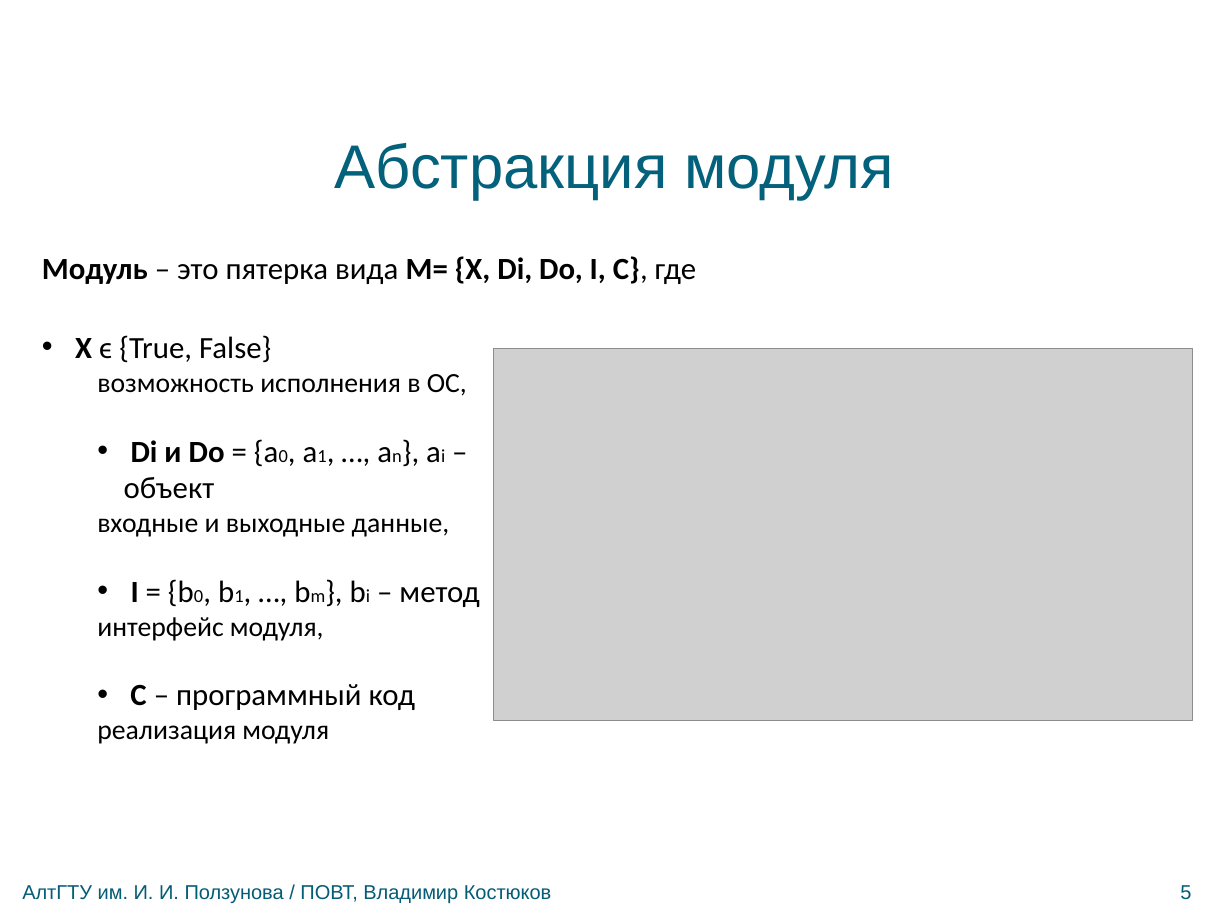
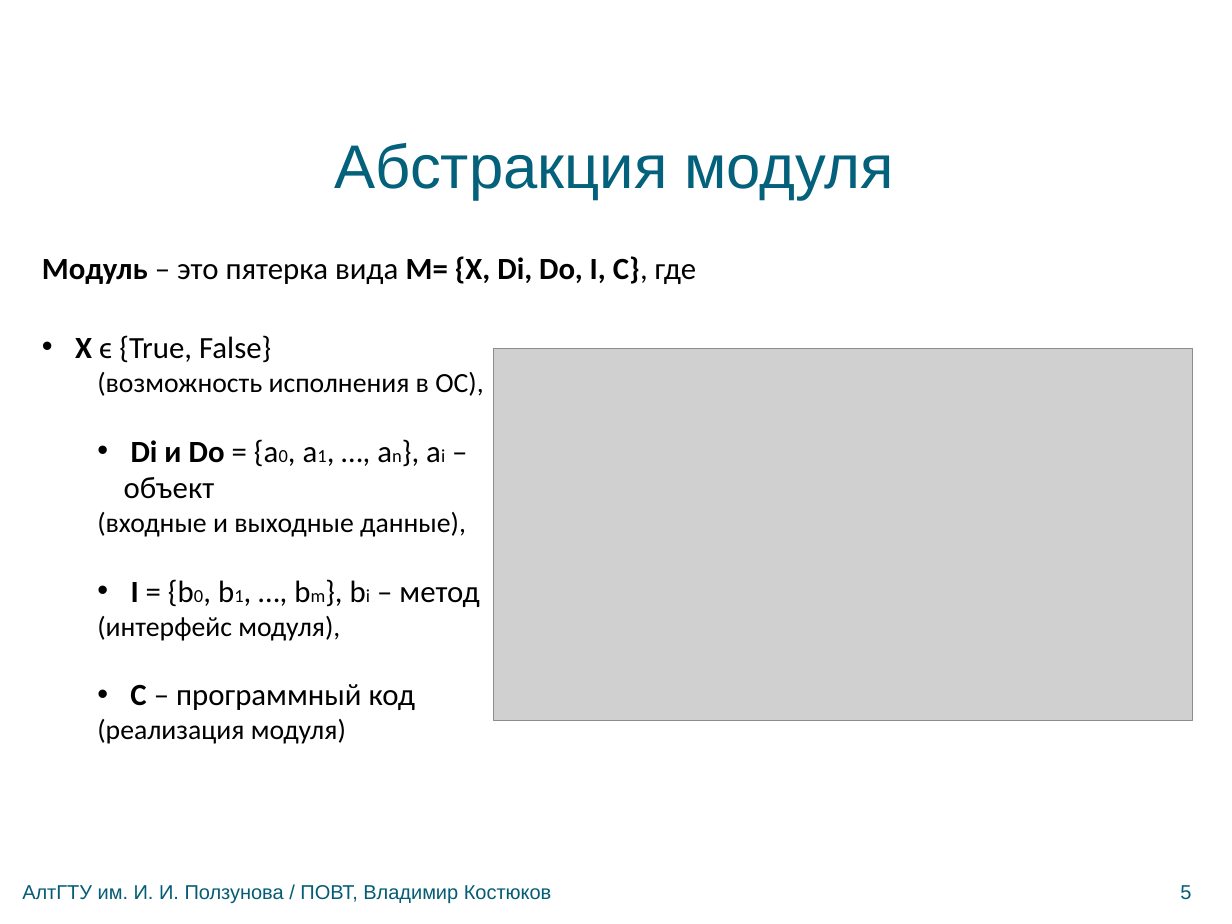
Before and after one commit to bluerain/snoopy, a slide deck: slide 5 of diploma/trunk/ppt/kostyukov.pptx. Drawn at 1232x924 pixels with LibreOffice and Linux fonts; fonts in the diff are those of the drawing; grey boxes stand for pictures; background and template pictures are left out. Boxes give left, top, right and bottom in pixels: in the first picture for what was removed or moved away, otherwise in the second. Text is boxed around its words. In the diff, an @@ line names an element or a change of style, - is before the commit and + after.

```diff
--- a/diploma/trunk/ppt/kostyukov.pptx
+++ b/diploma/trunk/ppt/kostyukov.pptx
@@ text at [97, 372, 483, 396]: text changed @@
-  возможность исполнения в ОС,
+  (возможность исполнения в ОС),
@@ text at [97, 512, 466, 537]: text changed @@
-  входные и выходные данные,
+  (входные и выходные данные),
@@ text at [97, 616, 340, 641]: text changed @@
-  интерфейс модуля,
+  (интерфейс модуля),
@@ text at [97, 719, 346, 744]: text changed @@
-  реализация модуля
+  (реализация модуля)
```
Also in this commit, not shown: 5 other slides changed.
